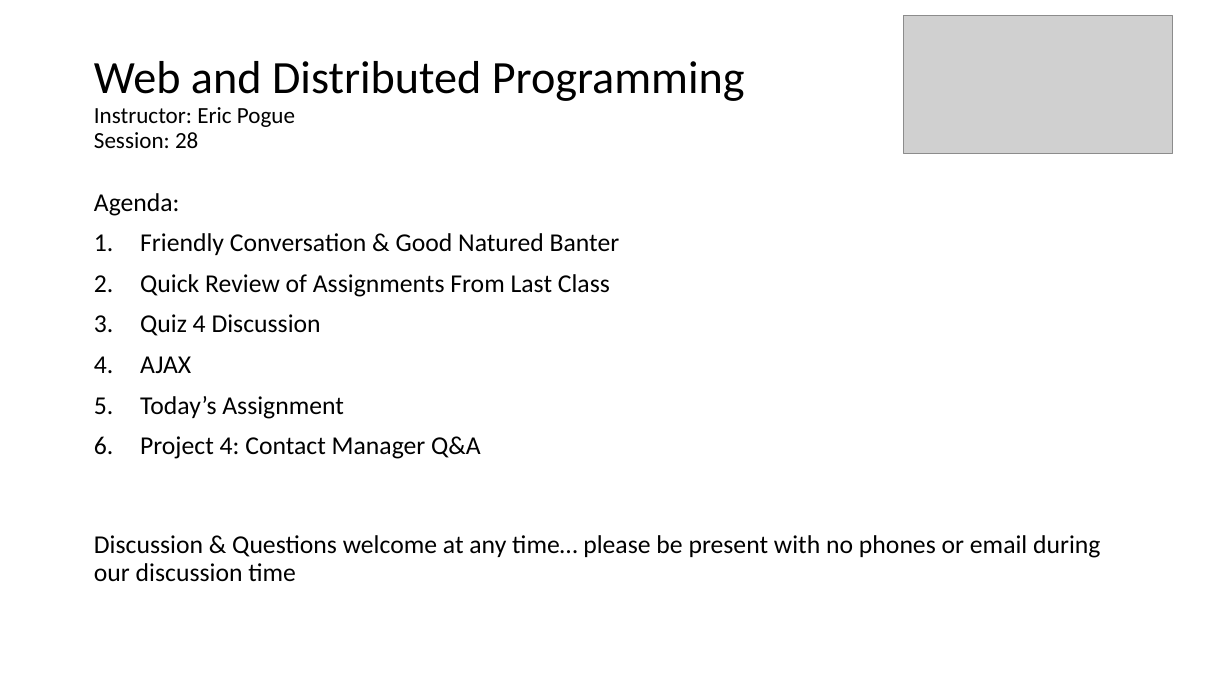
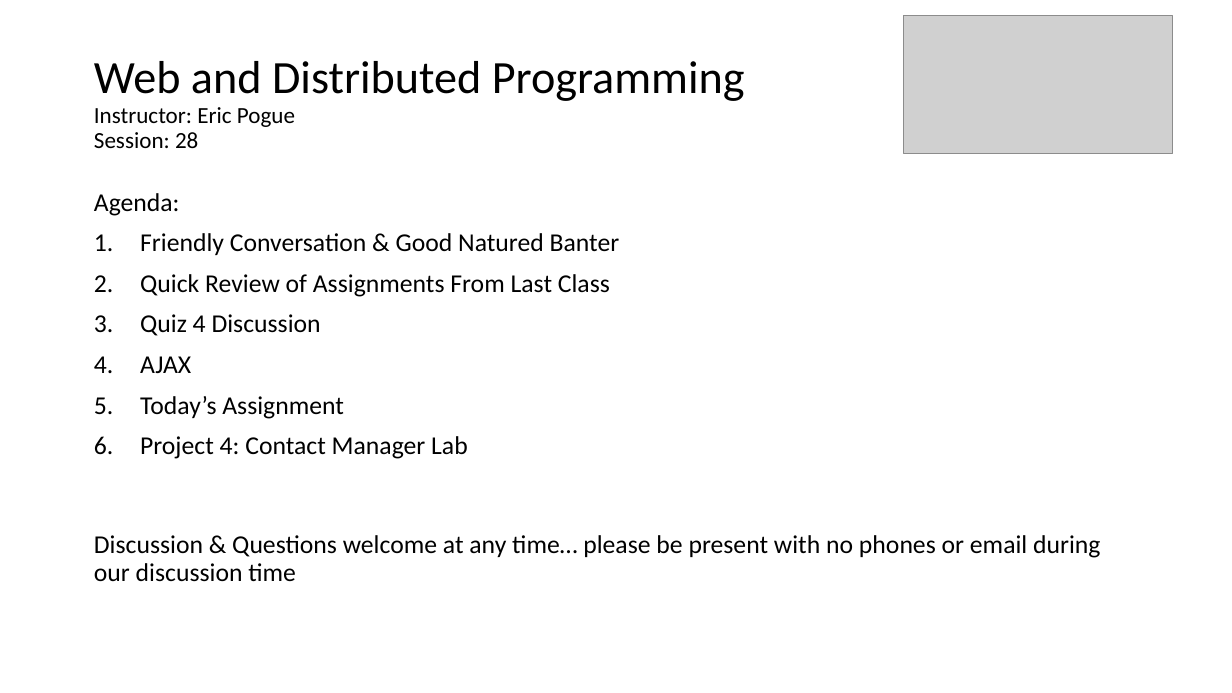
Before and after one commit to EricJPogue/www-epogue-info, a slide deck: slide 1 of CPSC-24700/Presentations/session-28.pptx. Drawn at 1232x693 pixels with LibreOffice and Linux fonts; fonts in the diff are those of the drawing; grey boxes stand for pictures. Boxes give left, top, right and bottom in pixels: in the first picture for what was removed or moved away, otherwise in the second. Text is boxed around its words. In the diff, an @@ line names an element or a change of style, - is before the commit and + after.

Commit message:
Update session 28 documents.

```diff
--- a/CPSC-24700/Presentations/session-28.pptx
+++ b/CPSC-24700/Presentations/session-28.pptx
@@ text at <box>140,436,468,459</box>: text changed @@
-6. Project 4: Contact Manager Q&A
+6. Project 4: Contact Manager Lab
```
Also in this commit, not shown: 1 other slide changed, 3 other files.
